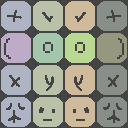
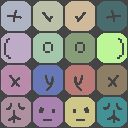
Layers edited between the first and the second 128 × 128 image:
removed group "g1" (4 layers) over [65, 1, 127, 63]
removed layer "gray" (1st of 4, in "g1") from group "g1" over [65, 1, 127, 63]
removed layer "yellow" (1st of 4, in "g1") from group "g1" over [65, 1, 127, 63]
removed layer "tilegreen.png" (1st of 4, in "g1") from group "g1" over [65, 1, 127, 63]
removed group "g2" (4 layers) over [1, 1, 127, 127]
removed layer "gray" (2nd of 4, in "g2") from group "g2" over [1, 1, 127, 127]
removed layer "yellow" (2nd of 4, in "g2") from group "g2" over [65, 1, 127, 127]
removed layer "tilegreen.png" (2nd of 4, in "g2") from group "g2" over [1, 65, 63, 127]
removed layer "tileblue.png" (2nd of 4, in "g2") from group "g2" over [1, 65, 63, 127]
removed group "g3" (4 layers) over [1, 1, 127, 127]
removed layer "gray" (3rd of 4, in "g3") from group "g3" over [65, 1, 127, 127]
removed layer "yellow" (3rd of 4, in "g3") from group "g3" over [65, 1, 127, 127]
removed layer "tilegreen.png" (3rd of 4, in "g3") from group "g3" over [1, 65, 63, 127]
removed layer "tileblue.png" (3rd of 4, in "g3") from group "g3" over [1, 65, 63, 127]
removed group "g4" (4 layers) over [1, 65, 127, 127]
removed layer "gray" (4th of 4, in "g4") from group "g4" over [65, 65, 127, 127]
removed layer "yellow" (4th of 4, in "g4") from group "g4" over [65, 65, 127, 127]
removed layer "tilegreen.png" (4th of 4, in "g4") from group "g4" over [1, 65, 63, 127]
removed layer "tileblue.png" (4th of 4, in "g4") from group "g4" over [1, 65, 63, 127]
showed "Plano de fundo", painted on it over [1, 1, 127, 127]
